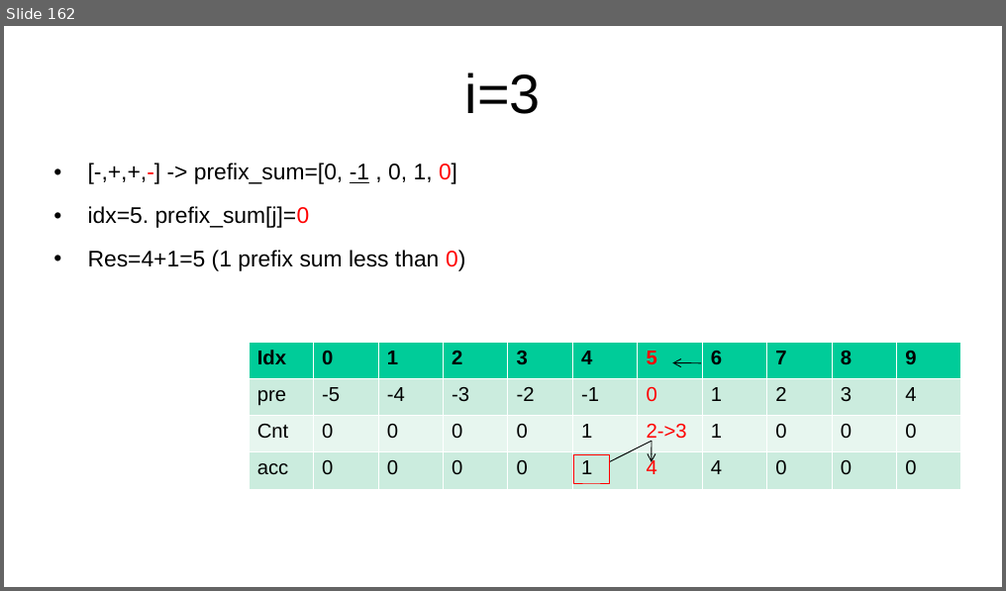
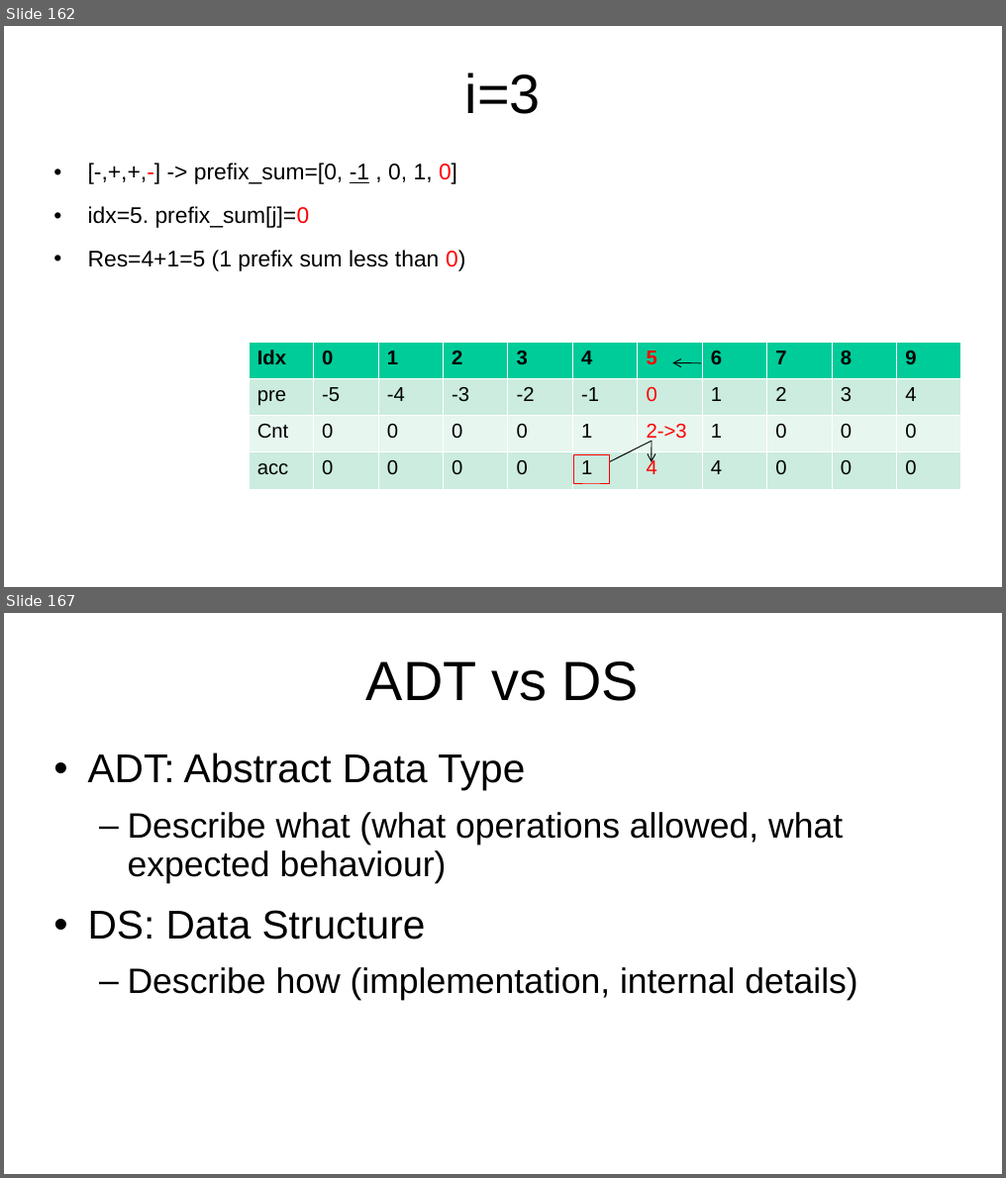
Before and after one commit to kindaichinisan/CompetitiveProgramming, a slide deck: MyCode/competitive_programming.ppt. Shown one above the other, each under a label of ours: slide 162 before the commit, slides 162 and 167 after it; the slides between them are not shown. The pictures are 1006x591 and 1006x1178 pixels, drawn with LibreOffice and Linux fonts; fonts in the diff are those of the drawing. Boxes give left, top, right and bottom in pixels: in the first picture for what was removed or moved away, otherwise in the second. Text is boxed around its words. In the diff, an @@ line names an element or a change of style, - is before the commit and + after.

```diff
--- a/MyCode/competitive_programming.ppt
+++ b/MyCode/competitive_programming.ppt
@@ slide 167 added at (4, 613, 1002, 1174), background #FFFFFF @@
@@ title added at (366, 662, 639, 701), 44 pt, text #000000 @@
+ADT vs DS
@@ text added at (88, 753, 857, 1001), 28 pt, text #000000 @@
+• ADT: Abstract Data Type
+  – Describe what (what operations allowed, what expected behaviour)
+• DS: Data Structure
+  – Describe how (implementation, internal details)
```
Also in this commit, not shown: 1 slide changed, 22 other slides added, 4 other files.
